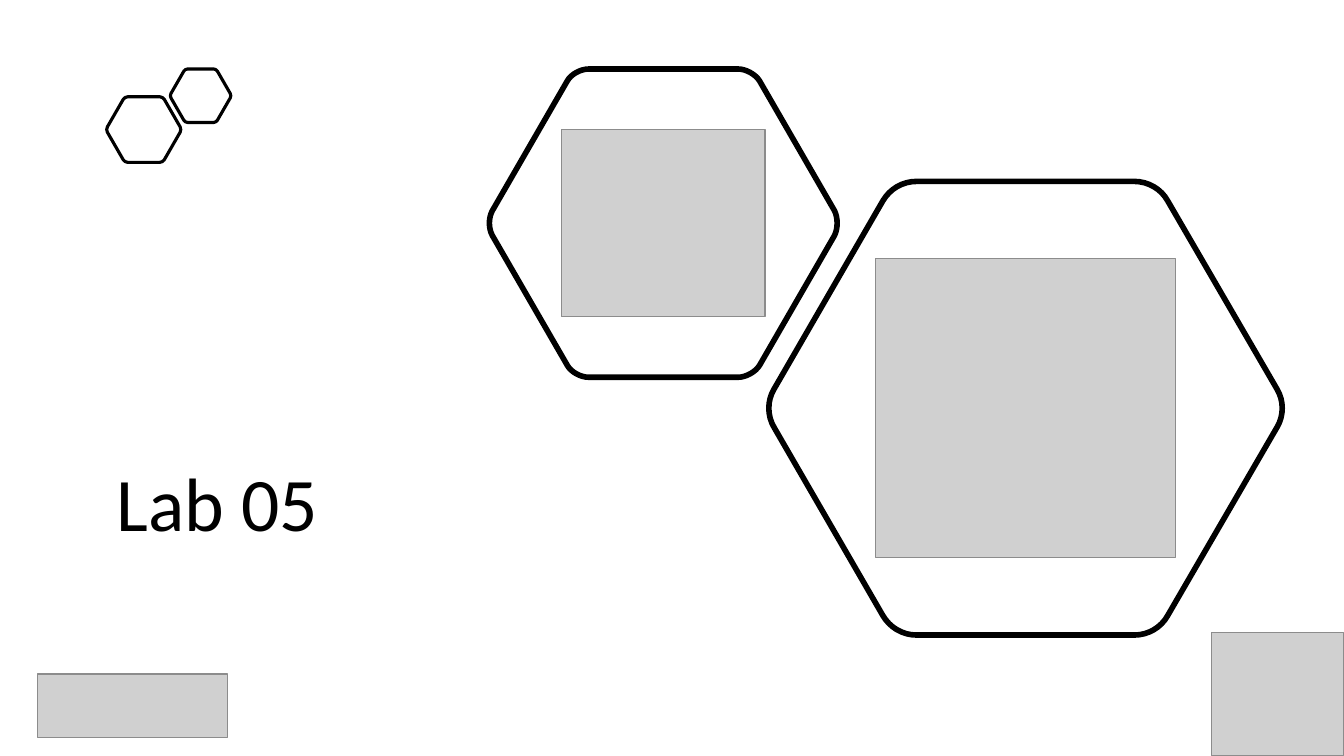
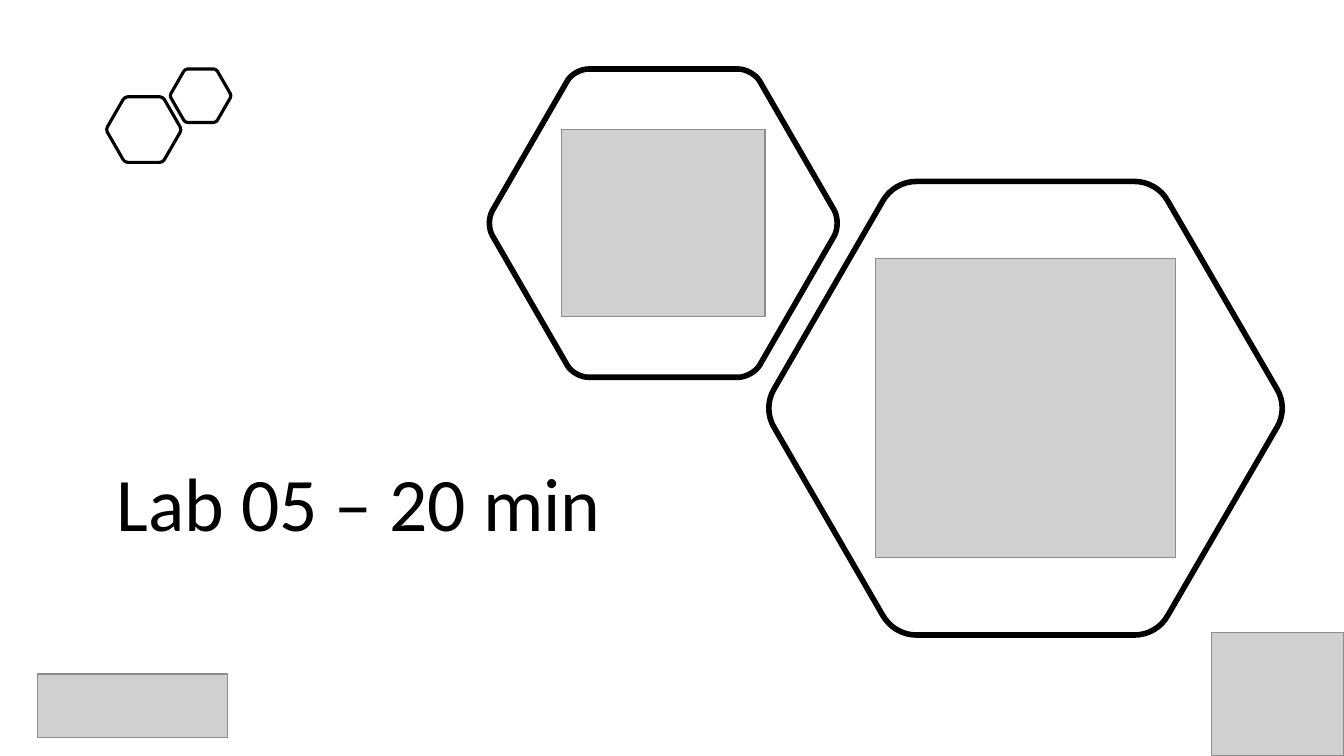
Before and after one commit to evgenyb/aks-workshops, a slide deck: slide 22 of 02-aks-advanced-configuration/slides/Advanced AKS Configuration.pptx (slide 21 before the commit). Drawn at 1344x756 pixels with LibreOffice and Linux fonts; fonts in the diff are those of the drawing; grey boxes stand for pictures. Boxes give left, top, right and bottom in pixels: in the first picture for what was removed or moved away, otherwise in the second. Text is boxed around its words. In the diff, an @@ line names an element or a change of style, - is before the commit and + after.

```diff
--- a/02-aks-advanced-configuration/slides/Advanced AKS Configuration.pptx
+++ b/02-aks-advanced-configuration/slides/Advanced AKS Configuration.pptx
@@ text at [117,478,600,532]: text changed @@
-Lab 05
+Lab 05 – 20 min
```
Also in this commit, not shown: 1 slide added, 2 other files.
